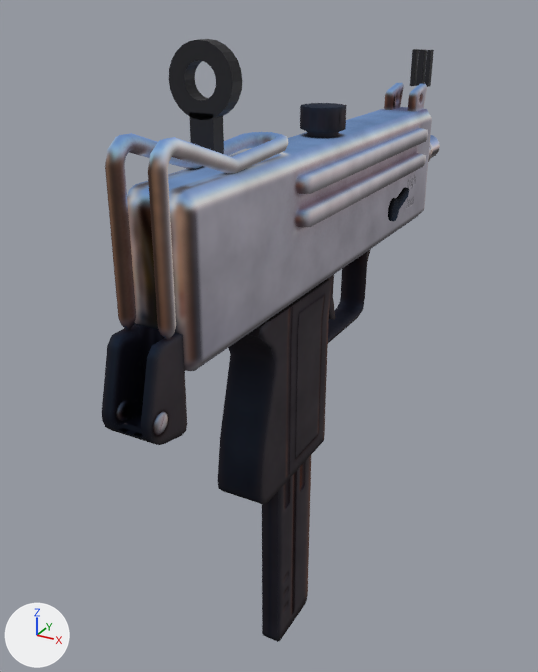
One commit to the glTF model addons/arena_weapons/assets/models/smg.glb: the scene before it, then after it.
Rendered twice from a camera (50 mm lens) standing at (0.126, -0.271, 0.067) and looking at (-0.022, -0.002, -0.067). Arrows for +X, +Y and +Z are at lower left; the lights stay in place. The picture after the commit comes second. Where no turn or scale is listed for an object, it has been applied to the vertices.

Names of what the first picture shows: 'mac10', 'mac10bt_low', 'mac10derriere_low', 'mac10magazine_low', 'mac10rond_low', 'mac10trigger_low', 'rear_ring', 'rear_stem' and 3 more.
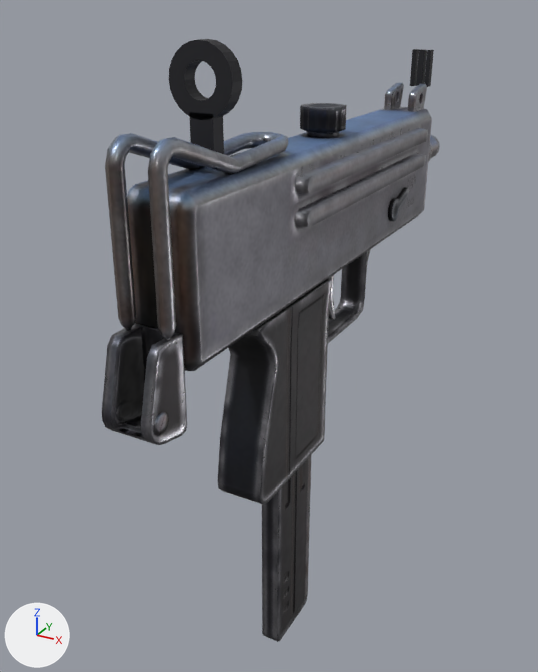
What differs and where, as boxes (x1, y1, x2, y2) in the pictures (538 x 672 px):
'mac10', surface changed
    both: (127, 83, 440, 505)
'mac10derriere_low', surface changed
    both: (102, 132, 288, 445)
'mac10magazine_low', surface changed (lighter)
    both: (262, 456, 311, 642)
'mac10rond_low', surface changed
    both: (300, 103, 347, 138)
'mac10bt_low', surface changed (lighter)
    both: (388, 187, 409, 222)
'mac10trigger_low', surface changed (black to grey)
    both: (328, 275, 335, 319)

Edits to the bpy script that builds the scene:
```text
Add img_image_1:
    img_image_1 = load_image('Image_1', '_unpacked/Image_1', 1024, 1024, 'sRGB')
Add img_image_3:
    img_image_3 = load_image('Image_3', '_unpacked/Image_3', 512, 512, 'Non-Color')
Add img_image_2:
    img_image_2 = load_image('Image_2', '_unpacked/Image_2', 512, 512, 'Non-Color')
Change mat_material_011:
    remove # nodes: BsdfPrincipled, OutputMaterial, TexImage
    remove # colours: black #000000
    remove # uses the picture img_mac10mat_color
    nodes: BsdfPrincipled, NormalMap, OutputMaterial, SeparateColor, TexImage x3
    uses the picture img_image_1
    uses the picture img_image_2
    uses the picture img_image_3
```
